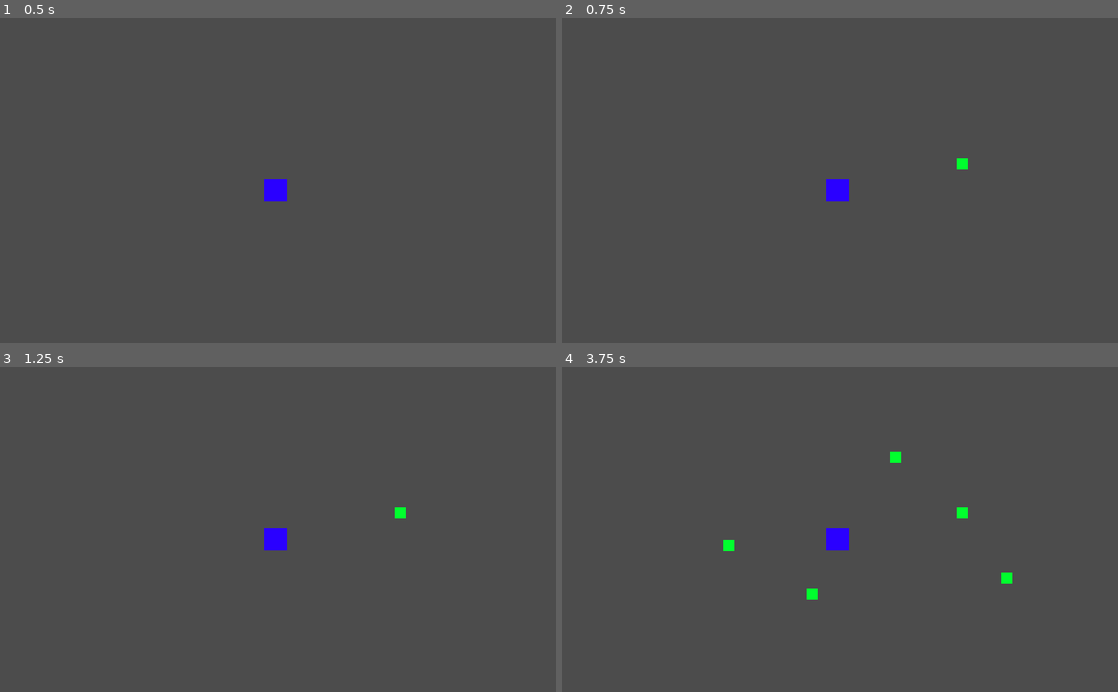
Above: before the commit, frames 1-4 (two rows, left to right).
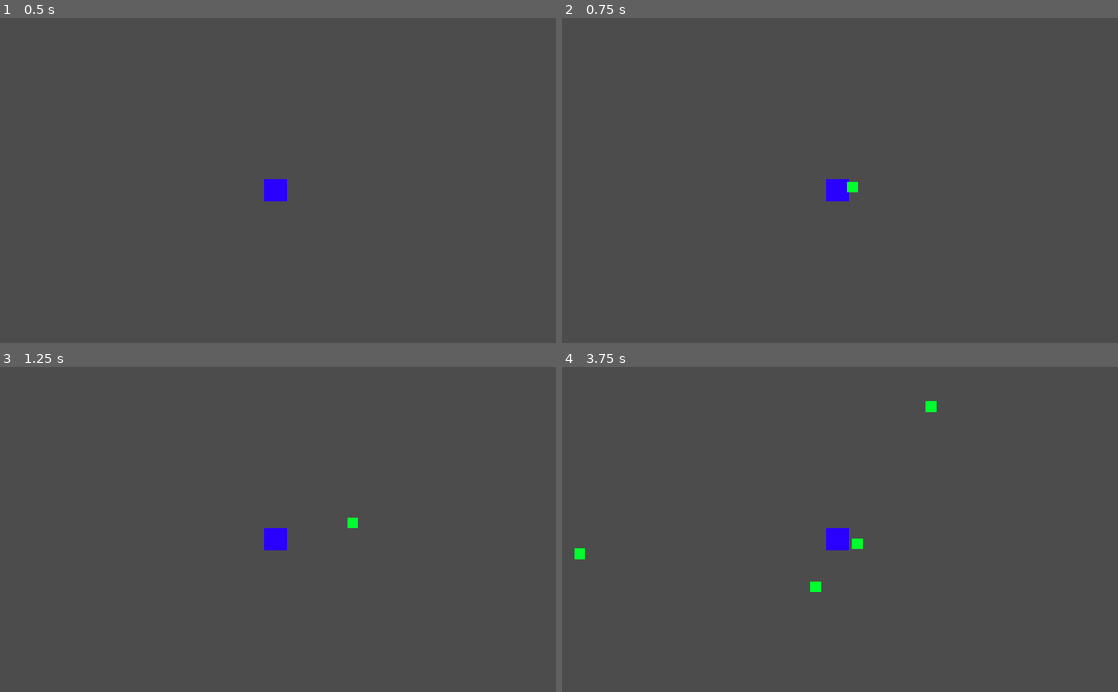
Above: after the commit, the same moments.

Repository: jharrisonn/project-snake
Game: Godot game, scene res://scenes/world.tscn
Two runs of this game, one before a commit and one after it. Both use one fixed random seed, a clock stepped at 60 frames per second and the inputs below.
Inputs (mouse positions are in pixels of both pictures, inside the frame that each line leads up to):
- Up to frame 1 (0.5 s): no input
- Up to frame 2 (0.75 s): tap Enter at 0.5 s; move the mouse to (962, 164) at 0.52 s; click (962, 164) at 0.6 s
- Up to frame 3 (1.25 s): no input
- Up to frame 4 (3.75 s): move the mouse to (728, 545) at 1.27 s; click (728, 545) at 1.35 s; move the mouse to (895, 458) at 2.02 s; click (895, 458) at 2.1 s; move the mouse to (812, 594) at 2.77 s; click (812, 594) at 2.85 s; move the mouse to (1006, 578) at 3.52 s; click (1006, 578) at 3.6 s

Frame 1 is identical in both runs. In frame 2, 0.1% of the frame differs, in the area x 51-73%, y 43-54%; in frame 3, 0.1%; in frame 4, 0.6%, in the area x 2-81%, y 10-72%.

Commit message:
Troop movement

Diff:
--- a/objects/troop.tscn
+++ b/objects/troop.tscn
@@ -1,11 +1,13 @@
-[gd_scene load_steps=3 format=2]
+[gd_scene load_steps=4 format=2]
 
 [ext_resource path="res://assets/debug/greenSquare.png" type="Texture" id=1]
+[ext_resource path="res://scripts/troop.gd" type="Script" id=2]
 
 [sub_resource type="RectangleShape2D" id=1]
 extents = Vector2( 5, 5 )
 
 [node name="troop" type="KinematicBody2D"]
+script = ExtResource( 2 )
 
 [node name="sprite" type="Sprite" parent="."]
 texture = ExtResource( 1 )
--- /dev/null
+++ b/scripts/troop.gd
@@ -0,0 +1,10 @@
+extends KinematicBody2D
+
+
+export var direction = Vector2(0, 0)
+
+func _ready():
+	pass
+
+func _process(delta):
+	self.position += self.direction * delta
--- a/scripts/world.gd
+++ b/scripts/world.gd
@@ -8,5 +8,6 @@
 func _process(delta):
 	if Input.is_action_just_pressed("act"):
 		var t = preTroop.instance()
-		t.position = get_global_mouse_position() / 2
+		t.position = $tower.position
+		t.direction = get_global_mouse_position() / 2 - t.position
 		self.add_child(t)
